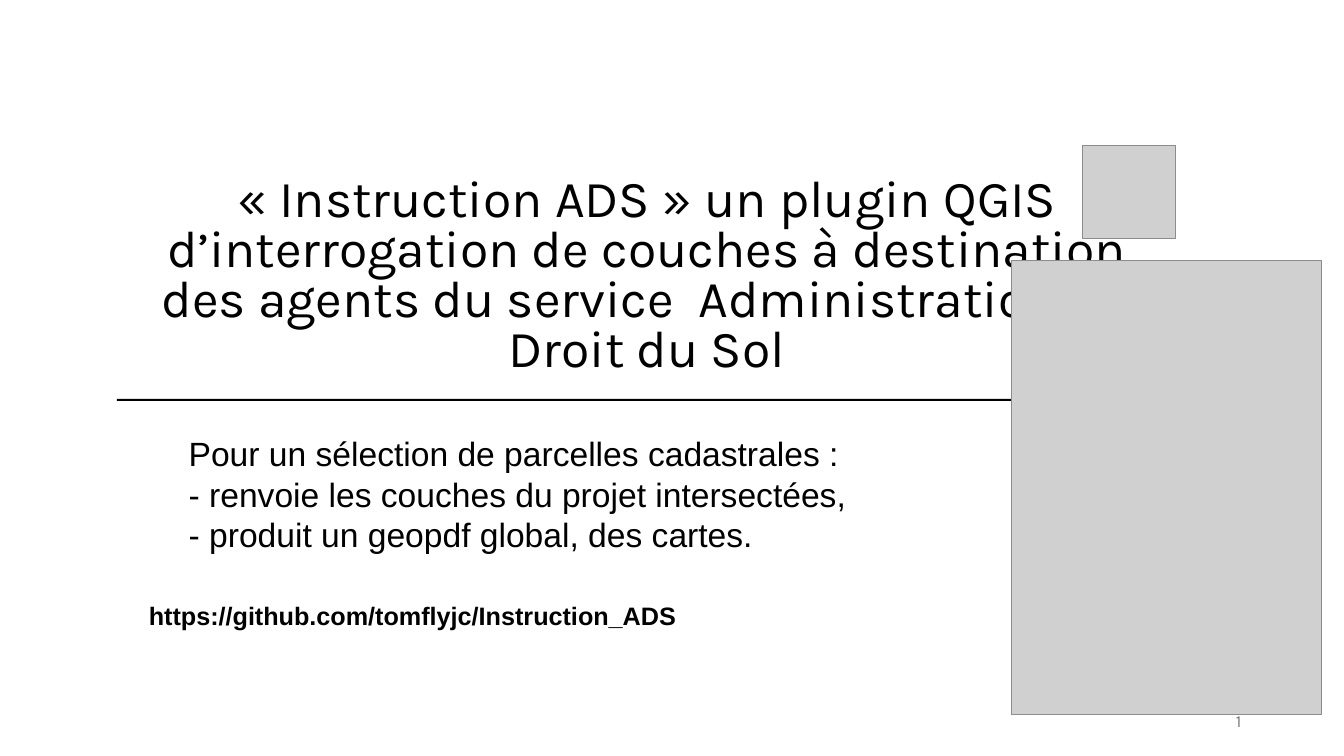
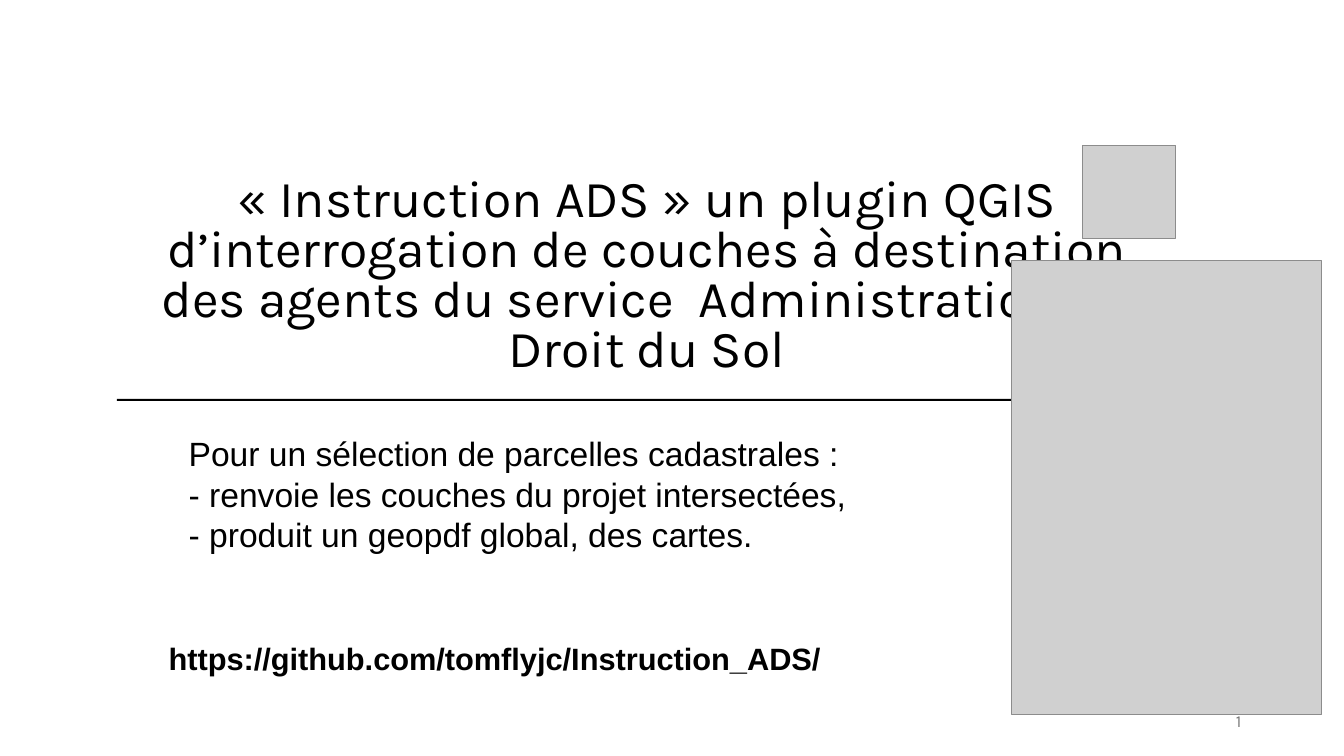
Before and after one commit to tomflyjc/Instruction_ADS, a slide deck: slide 1 of plugin_Instruction_ADS.odp. Drawn at 1344x756 pixels with LibreOffice and Linux fonts; fonts in the diff are those of the drawing; grey boxes stand for pictures. Boxes give left, top, right and bottom in pixels: in the first picture for what was removed or moved away, otherwise in the second. Text is boxed around its words. In the diff, an @@ line names an element or a change of style, - is before the commit and + after.

```diff
--- a/plugin_Instruction_ADS.odp
+++ b/plugin_Instruction_ADS.odp
@@ text at bbox=[169, 647, 821, 676]: text changed; size 18 to 22 pt @@
-https://github.com/tomflyjc/Instruction_ADS
+https://github.com/tomflyjc/Instruction_ADS/
```
Also in this commit, not shown: 15 other slides changed, 8 slides added, 6 slides removed.
